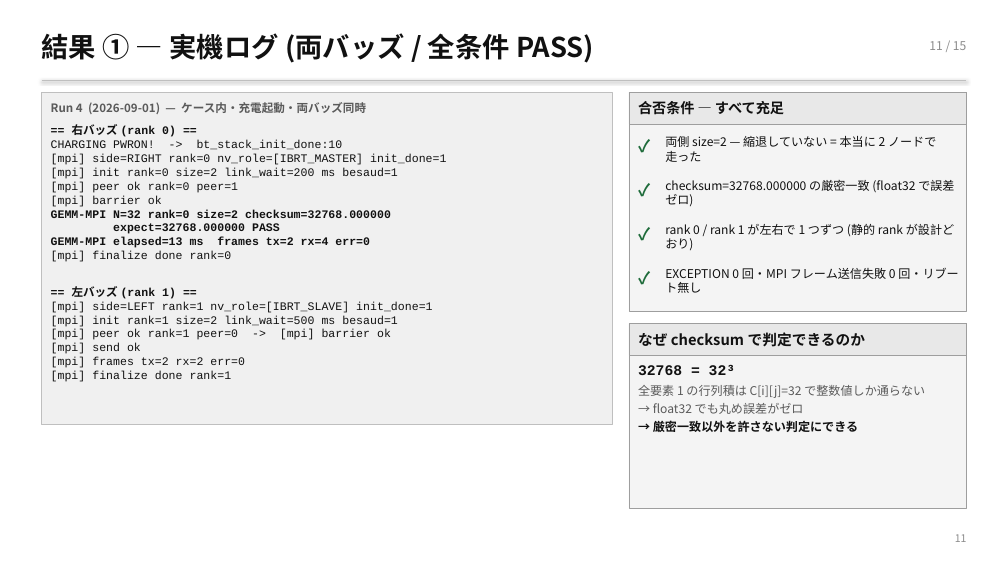
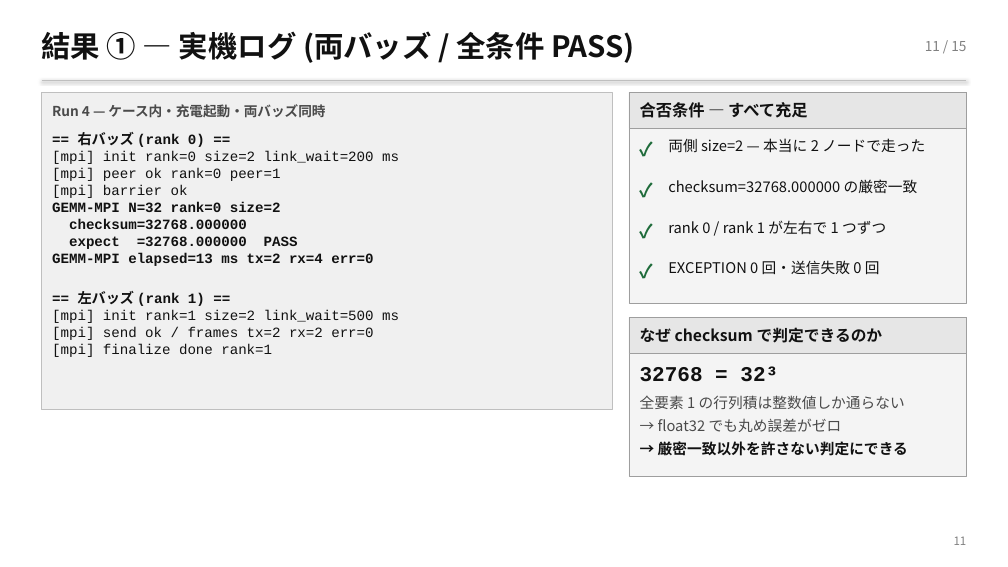
Before and after one commit to TamichiRyuto/pine-buds-cluster, a slide deck: slide 12 of slides/lt-ear-parallel.pptx. Drawn at 1008x567 pixels with LibreOffice and Linux fonts; fonts in the diff are those of the drawing. Boxes give left, top, right and bottom in pixels: in the first picture for what was removed or moved away, otherwise in the second. Text is boxed around its words. In the diff, an @@ line names an element or a change of style, - is before the commit and + after.

```diff
--- a/slides/lt-ear-parallel.pptx
+++ b/slides/lt-ear-parallel.pptx
@@ text "結果 ① — 実機ログ (両バッズ ..." at <box>42,31,635,63</box>: size 26 to 28 pt; more space between paragraphs @@
@@ text "11 / 15" at <box>925,41,966,51</box>: size 11.5 to 13 pt, text colour #8C8C8C to #808080; more space between paragraphs @@
@@ rectangle: place and size @@
-rectangle at <box>42,92,613,425</box>
+rectangle at <box>42,92,613,410</box>
@@ text at <box>52,104,325,118</box>: text changed; size 11 to 13 pt; text colour #5A5A5A to #4A4A4A @@
-Run 4 (2026-09-01) — ケース内・充電起動・両バッズ同時
+Run 4 — ケース内・充電起動・両バッズ同時
@@ text "合否条件 — すべて充足" at <box>640,102,807,118</box>: size 13.5 to 15.5 pt; more space between paragraphs @@
@@ rectangle: place and size @@
-rectangle at <box>629,92,966,312</box>
+rectangle at <box>629,92,966,304</box>
@@ rectangle: place and size @@
-rectangle at <box>629,92,966,124</box>
+rectangle at <box>629,92,966,129</box>
@@ rectangle at <box>629,92,966,129</box>: fill #E8E8E8 to #E6E6E6 @@
@@ text at <box>52,132,281,357</box>: size 11 to 13.5 pt in "== 右バッズ (rank 0) ==", "[mpi] peer ok rank=0 peer=1", "[mpi] barrier ok", "== 左バッズ (rank 1) ==" and 1 more places @@
@@ text at <box>668,138,925,152</box>: text changed; size 11.5 to 14 pt @@
-両側 size=2 — 縮退していない = 本当に 2 ノードで走った
+両側 size=2 — 本当に 2 ノードで走った
@@ text at <box>52,151,399,164</box>: text changed; size 11 to 13.5 pt @@
-CHARGING PWRON! -> bt_stack_init_done:10
-[mpi] side=RIGHT rank=0 nv_role=[IBRT_MASTER] init_done=1
-[mpi] init rank=0 size=2 link_wait=200 ms besaud=1
+[mpi] init rank=0 size=2 link_wait=200 ms
@@ text at <box>668,179,918,193</box>: text changed; size 11.5 to 14 pt @@
-checksum=32768.000000 の厳密一致 (float32 で誤差ゼロ)
+checksum=32768.000000 の厳密一致
@@ text at <box>52,202,373,266</box>: text changed; size 11 to 13.5 pt @@
-GEMM-MPI N=32 rank=0 size=2 checksum=32768.000000
-expect=32768.000000 PASS
-GEMM-MPI elapsed=13 ms frames tx=2 rx=4 err=0
-[mpi] finalize done rank=0
+GEMM-MPI N=32 rank=0 size=2
+checksum=32768.000000
+expect =32768.000000 PASS
+GEMM-MPI elapsed=13 ms tx=2 rx=4 err=0
@@ text at <box>668,220,886,234</box>: text changed; size 11.5 to 14 pt @@
-rank 0 / rank 1 が左右で 1 つずつ (静的 rank が設計どおり)
+rank 0 / rank 1 が左右で 1 つずつ
@@ size 16 to 18 pt; more space between paragraphs in 4 elements at <box>640,178,665,212</box>, <box>640,138,665,171</box>, <box>640,219,665,253</box>, <box>640,260,665,293</box> @@
@@ text "✓": place and size @@
-text "✓" at <box>638,268,661,299</box>
+text "✓" at <box>640,260,665,293</box>
@@ text at <box>668,260,880,274</box>: text changed; size 11.5 to 14 pt @@
-EXCEPTION 0 回・MPI フレーム送信失敗 0 回・リブート無し
+EXCEPTION 0 回・送信失敗 0 回
@@ text at <box>52,309,399,340</box>: text changed; size 11 to 13.5 pt @@
-[mpi] side=LEFT rank=1 nv_role=[IBRT_SLAVE] init_done=1
-[mpi] init rank=1 size=2 link_wait=500 ms besaud=1
-[mpi] peer ok rank=1 peer=0 -> [mpi] barrier ok
-[mpi] send ok
-[mpi] frames tx=2 rx=2 err=0
+[mpi] init rank=1 size=2 link_wait=500 ms
+[mpi] send ok / frames tx=2 rx=2 err=0
@@ text "なぜ checksum で判定できるのか" at <box>640,327,883,343</box>: size 14 to 15 pt; more space between paragraphs @@
@@ rectangle: place and size @@
-rectangle at <box>629,324,966,508</box>
+rectangle at <box>629,318,966,476</box>
@@ rectangle at <box>629,318,966,354</box>: fill #E8E8E8 to #E6E6E6 @@
@@ rectangle: place and size @@
-rectangle at <box>629,324,966,355</box>
+rectangle at <box>629,318,966,354</box>
@@ text at <box>640,366,908,456</box>: size 14 to 20 pt in "32768 = 32³"; size 11.5 to 14 pt in "→ float32 でも丸め誤差がゼロ", "→ 厳密一致以外を許さない判定にできる"; text colour #5A5A5A to #4A4A4A in "→ float32 でも丸め誤差がゼロ"; more space between paragraphs @@
@@ text at <box>640,395,905,409</box>: text changed; size 11.5 to 14 pt; text colour #5A5A5A to #4A4A4A @@
-全要素 1 の行列積は C[i][j]=32 で整数値しか通らない
+全要素 1 の行列積は整数値しか通らない
@@ text "11" at <box>954,536,967,545</box>: size 10 to 11 pt, text colour #8C8C8C to #808080; more space between paragraphs @@
```
Also in this commit, not shown: 15 other slides changed, 2 other files.
